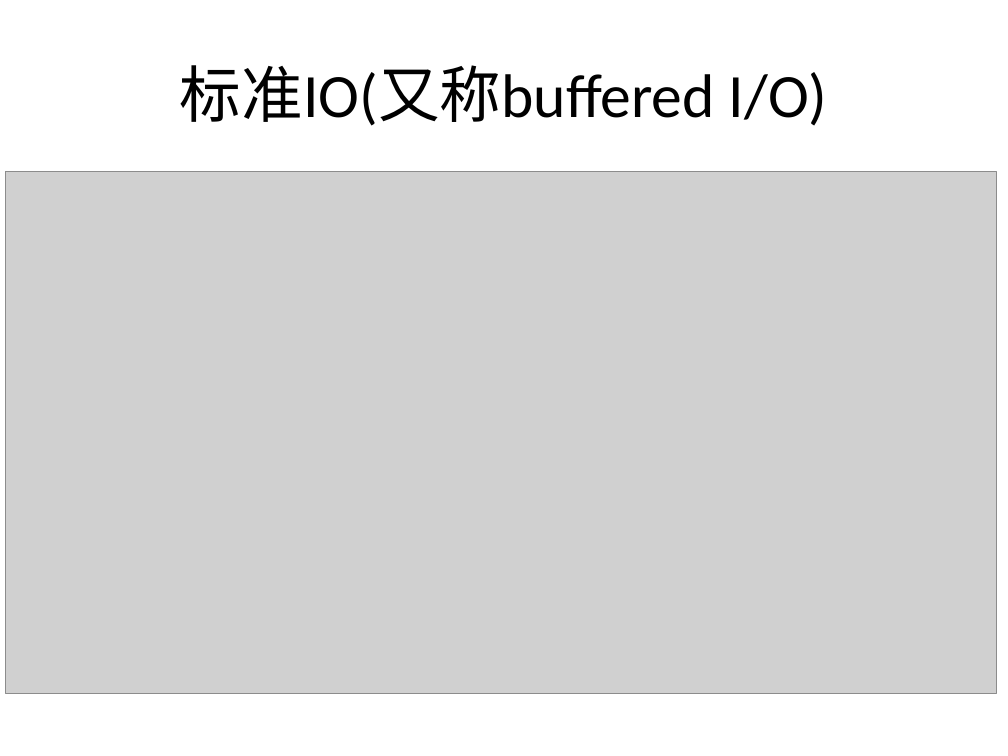
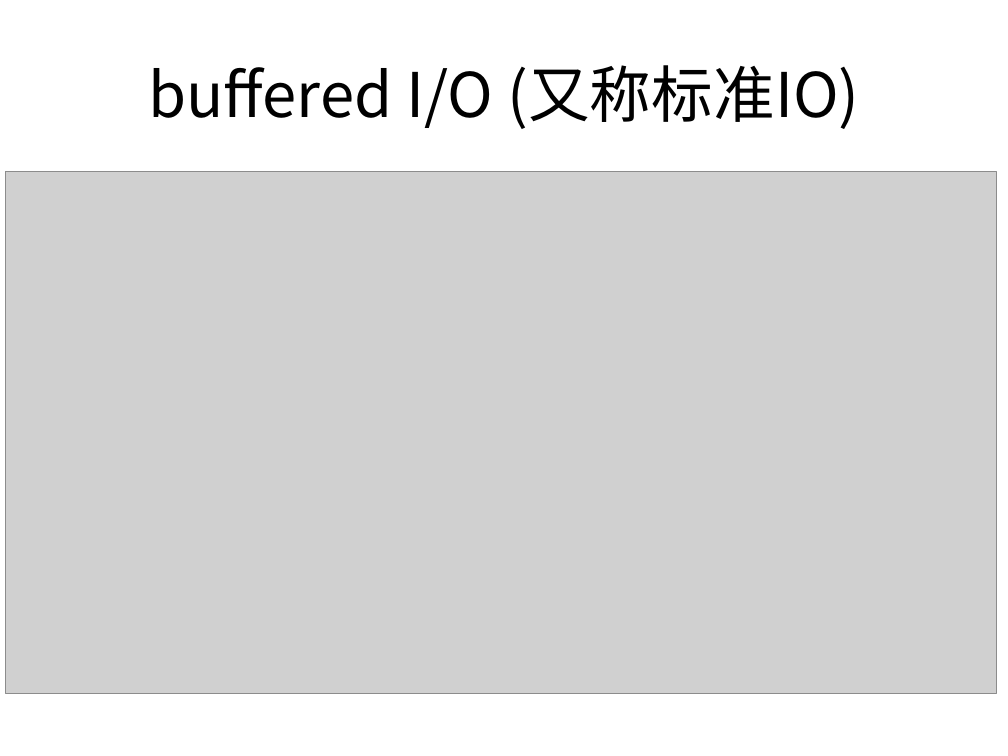
Before and after one commit to liuendy/practice, a slide deck: slide 3 of IO.pptx. Drawn at 1008x756 pixels with LibreOffice and Linux fonts; fonts in the diff are those of the drawing; grey boxes stand for pictures. Boxes give left, top, right and bottom in pixels: in the first picture for what was removed or moved away, otherwise in the second. Text is boxed around its words. In the diff, an @@ line names an element or a change of style, - is before the commit and + after.

```diff
--- a/IO.pptx
+++ b/IO.pptx
@@ title at (x1=148, y1=65, x2=860, y2=129): text changed; font Calibri to Noto Sans CJK SC @@
-标准IO(又称buffered I/O)
+buffered I/O (又称标准IO)
```
Also in this commit, not shown: 5 other slides changed, 3 slides added, 1 other file.
